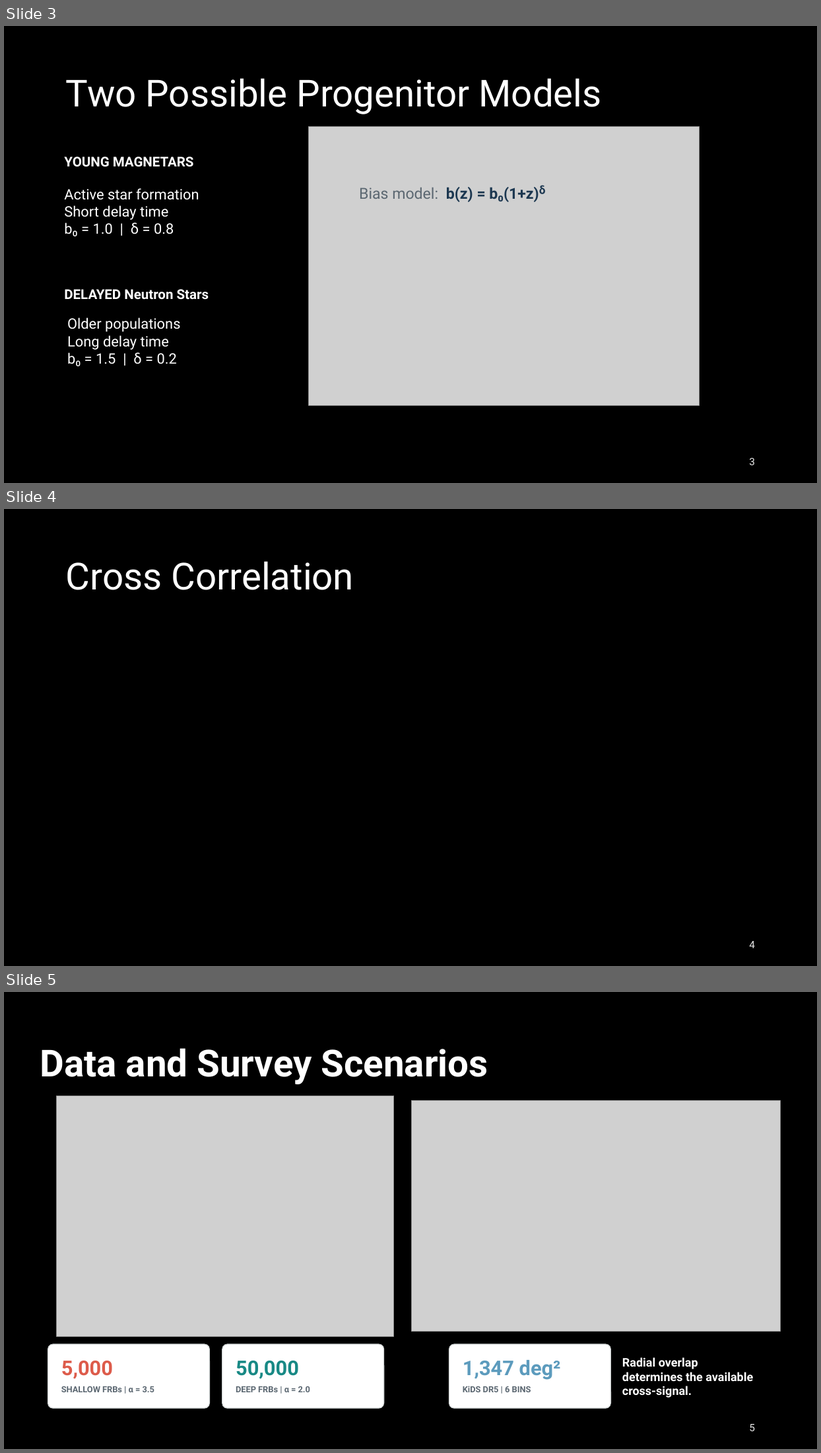
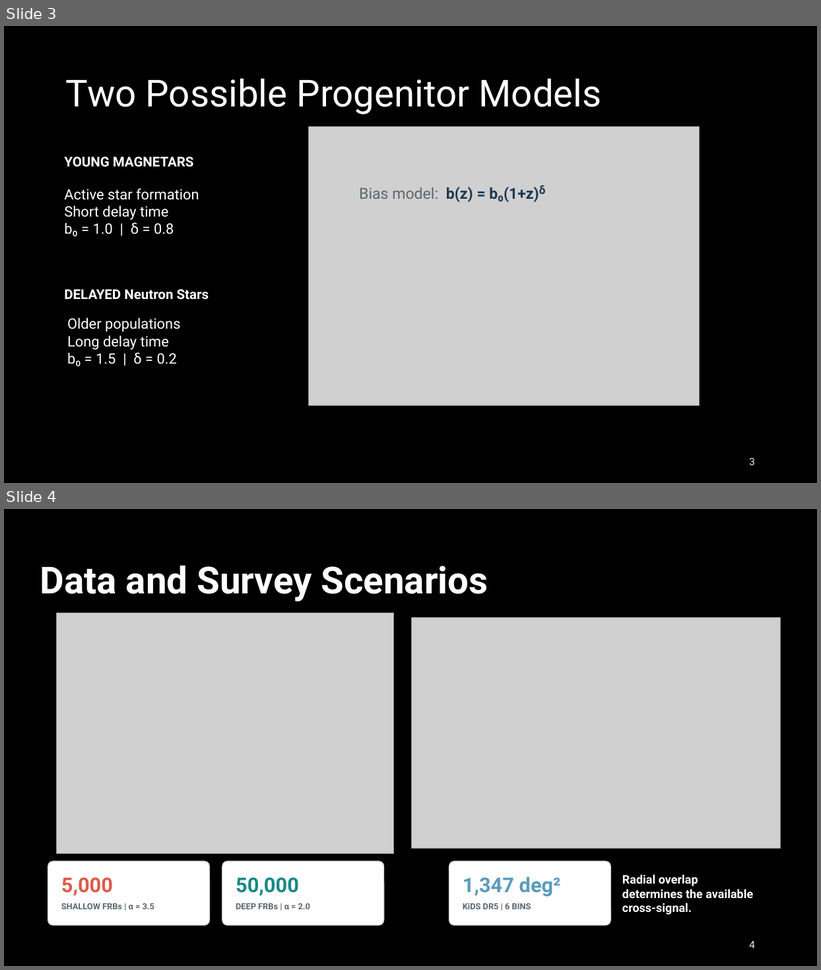
Before and after one commit to WillTheCodenizer/bachelor-thesis, a slide deck: presentation/FRB_project.pptx. Shown one above the other, each under a label of ours: slides 3, 4 and 5 before the commit, slides 3 and 4 after it. The pictures are 821x1453 and 821x970 pixels, drawn with LibreOffice and Linux fonts; fonts in the diff are those of the drawing; grey boxes stand for pictures; background and template pictures are left out. Boxes give left, top, right and bottom in pixels: in the first picture for what was removed or moved away, otherwise in the second. Text is boxed around its words. In the diff, an @@ line names an element or a change of style, - is before the commit and + after.

```diff
--- a/presentation/FRB_project.pptx
+++ b/presentation/FRB_project.pptx
@@ slide 4 removed at [4, 509, 817, 966], background picture (left out) @@
@@ title removed at [66, 561, 354, 590] @@
-Cross Correlation
@@ page number removed at [749, 941, 755, 949] @@
-4
@@ what was slide 5 is now slide 4 @@
@@ page number at [749, 941, 755, 949]: text changed @@
-5
+4
```
Also in this commit, not shown: 7 other files.
